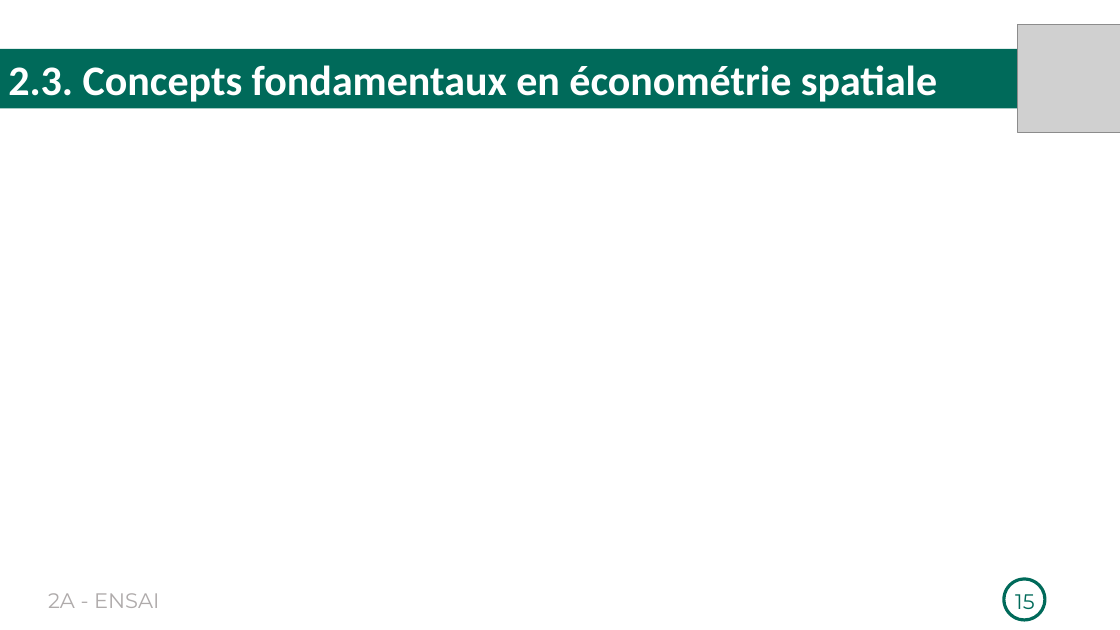
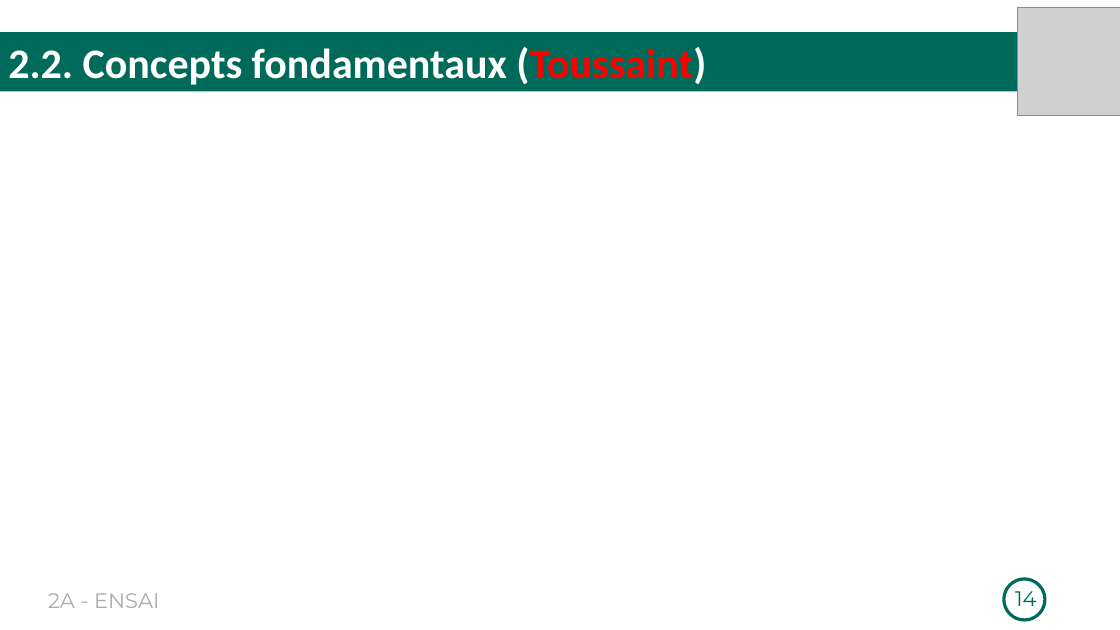
Before and after one commit to Richard-GOZAN/Projet-Stat-2A-Ensai, a slide deck: slide 14 of Présentation/Soutenance_Groupe25.pptx (slide 15 before the commit). Drawn at 1120x630 pixels with LibreOffice and Linux fonts; fonts in the diff are those of the drawing; grey boxes stand for pictures. Boxes give left, top, right and bottom in pixels: in the first picture for what was removed or moved away, otherwise in the second. Text is boxed around its words. In the diff, an @@ line names an element or a change of style, - is before the commit and + after.

```diff
--- a/Présentation/Soutenance_Groupe25.pptx
+++ b/Présentation/Soutenance_Groupe25.pptx
@@ picture: place and size @@
-picture at <box>1018,24,1120,132</box>
+picture at <box>1018,8,1120,115</box>
@@ rectangle "2.2. Concepts fondamentaux (Toussaint)": place and size @@
-rectangle "2.2. Concepts fondamentaux (Toussaint)" at <box>0,49,1120,108</box>
+rectangle "2.2. Concepts fondamentaux (Toussaint)" at <box>0,32,1120,92</box>
@@ text in rectangle at <box>8,47,706,85</box>: text changed @@
-2.3. Concepts fondamentaux en économétrie spatiale
+2.2. Concepts fondamentaux (Toussaint)
@@ page number at <box>1015,591,1036,606</box>: text changed @@
-15
+14
```
Also in this commit, not shown: 12 other slides changed, 3 slides added, 3 slides removed, 1 other file.
